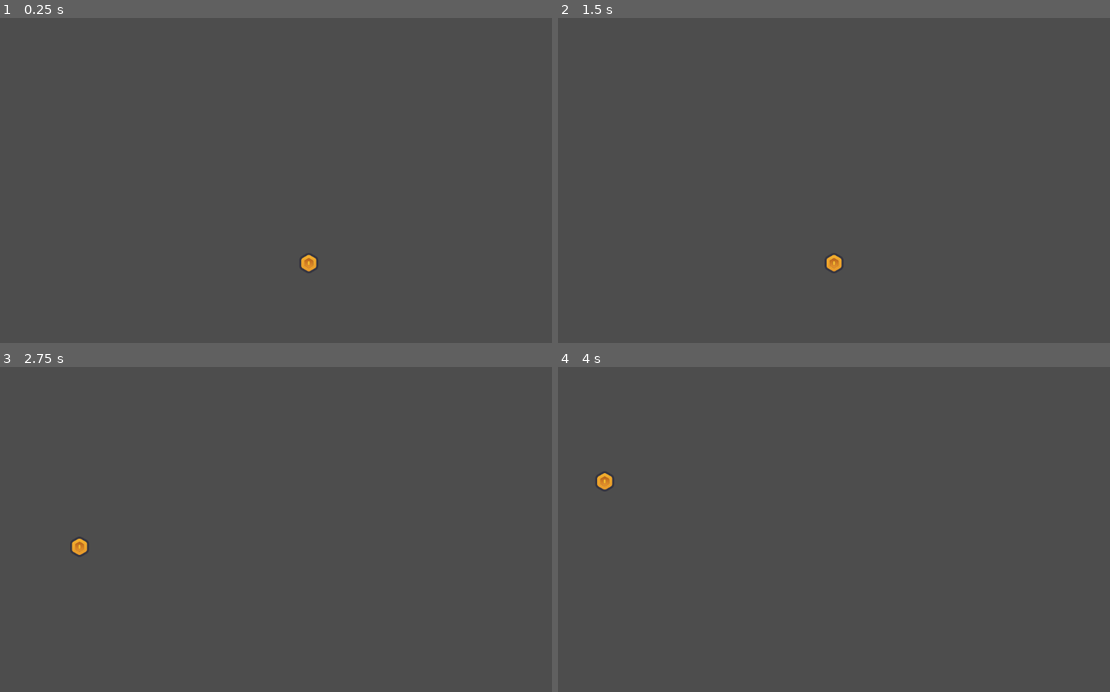
Above: before the commit, frames 1-4 (two rows, left to right).
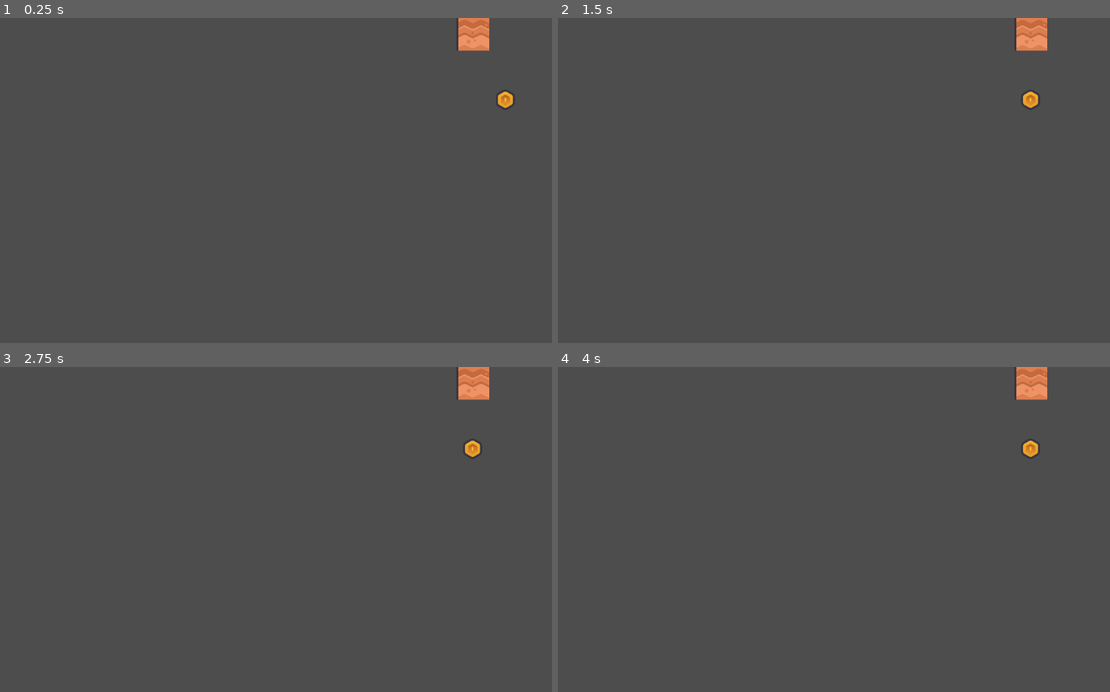
Above: after the commit, the same moments.

Repository: smarthall/20games
Game: Godot game, scene res://single_level_gen_test.tscn
The game is run twice, just before and just after one commit, with the same random seed, the same clock (stepped at 60 frames per second) and the same inputs. This scene is started directly instead of the project's main scene.
Inputs (mouse positions are in pixels of both pictures, inside the frame that each line leads up to):
- Up to frame 1 (0.25 s): no input
- Up to frame 2 (1.5 s): move the mouse to (983, 167) at 0.52 s; hold Space (jetpack) 0.53-1.28 s; click (983, 167) at 0.6 s; move the mouse to (734, 200) at 1.27 s; tap Space (jetpack) at 1.35 s
- Up to frame 3 (2.75 s): click (176, 549) at 1.55 s; move the mouse to (353, 461) at 2.02 s; hold Space (jetpack) from 2.03 s (still down); click (353, 461) at 2.1 s
- Up to frame 4 (4 s): move the mouse to (822, 597) at 2.77 s; release Space (jetpack) at 2.78 s; tap Space (jetpack) at 2.85 s; click (822, 597) at 3.05 s; move the mouse to (1027, 581) at 3.52 s; hold Space (jetpack) from 3.53 s (still down); click (1027, 581) at 3.6 s

The runs differ from the first frame. In frame 1, 0.8% of the frame differs, in the area x 54-94%, y 0-79%; in frame 2, 0.8%; in frame 3, 0.8%, in the area x 12-89%, y 0-58%; in frame 4, 0.8%.

Commit message:
Fix a few bugs

Diff:
--- a/jetpack-joyride/LevelGenerator/WFC.gd
+++ b/jetpack-joyride/LevelGenerator/WFC.gd
@@ -158,7 +158,7 @@
 		"atlas_source": TERRAIN_SOURCE,
 		"atlas_loc": Vector2i(7, 0),
 		"neighbours_allowed": {
-			Vector2i.UP: [CellType.TERRAIN_GRASS_TOP, CellType.TERRAIN_SURROUNDED, CellType.TERRAIN_RAMP_UP_LOWER, CellType.TERRAIN_RAMP_DOWN_LOWER],
+			Vector2i.UP: [CellType.TERRAIN_SURROUNDED, CellType.TERRAIN_GRASS_TOP, CellType.TERRAIN_RAMP_UP_LOWER, CellType.TERRAIN_RAMP_DOWN_LOWER],
 			Vector2i.DOWN: [CellType.TERRAIN_SURROUNDED],
 			Vector2i.LEFT: [CellType.TERRAIN_SURROUNDED, CellType.TERRAIN_HARD_RIGHT, CellType.TERRAIN_HARD_LEFT, CellType.TERRAIN_RAMP_UP_LOWER],
 			Vector2i.RIGHT: [CellType.TERRAIN_SURROUNDED, CellType.TERRAIN_HARD_RIGHT, CellType.TERRAIN_HARD_LEFT, CellType.TERRAIN_RAMP_DOWN_LOWER]
@@ -187,7 +187,7 @@
 			Vector2i.UP: [CellType.TERRAIN_HARD_LEFT],
 			Vector2i.DOWN: [CellType.TERRAIN_HARD_LEFT],
 			Vector2i.LEFT: [CellType.EMPTY],
-			Vector2i.RIGHT: [CellType.TERRAIN_SURROUNDED]
+			Vector2i.RIGHT: [CellType.TERRAIN_SURROUNDED, CellType.TERRAIN_HARD_RIGHT]
 		}
 	},
 	# TERRAIN_HARD_RIGHT
@@ -199,7 +199,7 @@
 		"neighbours_allowed": {
 			Vector2i.UP: [CellType.TERRAIN_HARD_RIGHT],
 			Vector2i.DOWN: [CellType.TERRAIN_HARD_RIGHT],
-			Vector2i.LEFT: [CellType.TERRAIN_SURROUNDED],
+			Vector2i.LEFT: [CellType.TERRAIN_SURROUNDED, CellType.TERRAIN_HARD_RIGHT],
 			Vector2i.RIGHT: [CellType.EMPTY]
 		}
 	},
@@ -303,8 +303,11 @@
 
 	func collapse() -> CellType:
 		assert(not collapsed, "Tile has already been collapsed")
-		assert(options.size() > 0, "No options left for tile")
-
+		#assert(options.size() > 0, "No options left for tile")
+
+		if options.size() == 0:
+			print("No options left for tile, returning EMPTY")
+			return CellType.EMPTY
 		var chosen := options[randi() % options.size()]
 		options = [chosen]
 		collapsed = true
@@ -451,7 +454,7 @@
 
 			var allowed := options_from_options(coords, neighbour_coords)
 			changed = tile.apply_allowed(allowed) or changed
-			assert(tile.options.size() > 0, "No options left for tile at: " + str(coords) + " due to " + get_neighbour_name(n))
+			#assert(tile.options.size() > 0, "No options left for tile at: " + str(coords) + " due to " + get_neighbour_name(n))
 
 		return changed
 
--- a/jetpack-joyride/single_level_gen_test.gd
+++ b/jetpack-joyride/single_level_gen_test.gd
@@ -14,7 +14,7 @@
 var to_recalculate: Array[Vector2i] = []
 
 func _ready() -> void:
-	seed(1)
+	seed(2)
 
 	map.set_bounds(Vector2i(level.MAX_X, level.MAX_Y))
 
@@ -24,10 +24,20 @@
 		var mouse_pos: Vector2 = get_global_mouse_position()
 		var cell: Vector2i = terrainLayer.local_to_map(terrainLayer.to_local(mouse_pos))
 		print("Cell at " + str(cell) + " is " + str(terrainLayer.get_cell_atlas_coords(cell)))
+		if not map.in_bounds(cell):
+			print("Cell is out of bounds")
+			return
 		if map.get_tile(cell).is_collapsed():
 			print(".. has collapsed to " + str(map.get_tile(cell).get_tile()))
 		else:
 			print(".. has not yet collapsed.")
+			var ops: String = ""
+			for o in map.get_tile(cell).options:
+				ops += map.get_type_name(o) + ", "
+			print("Options are: " + ops)
+
+	if Input.is_action_just_pressed("jetpack"):
+		timer.stop()
 
 func _on_timer_timeout() -> void:
 	if map.is_collapsed():
